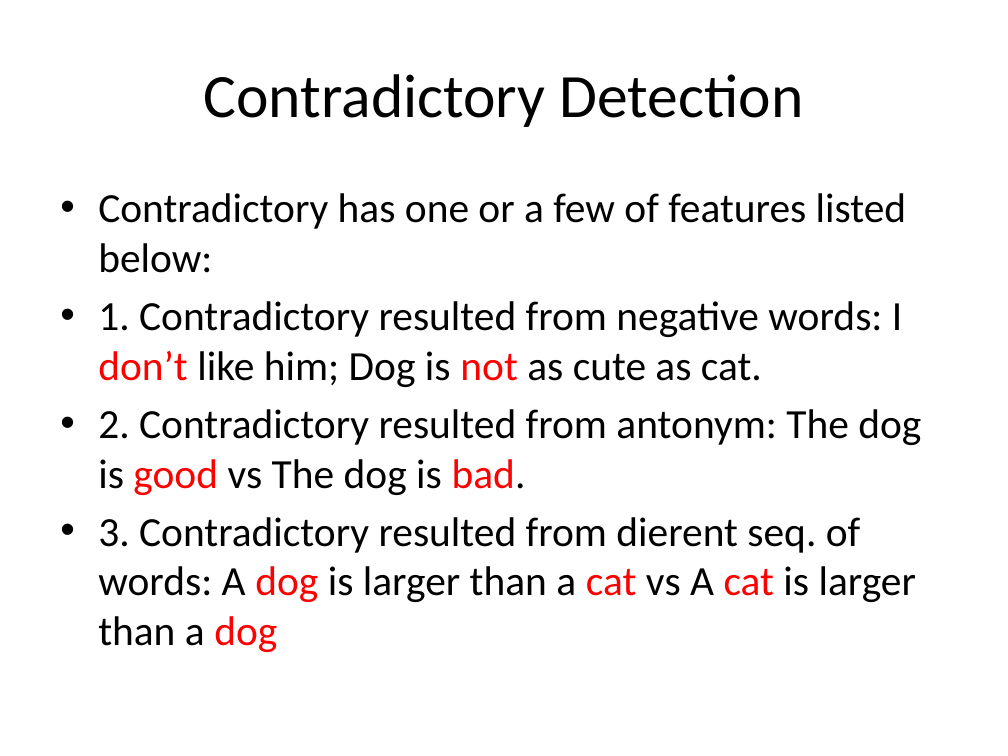
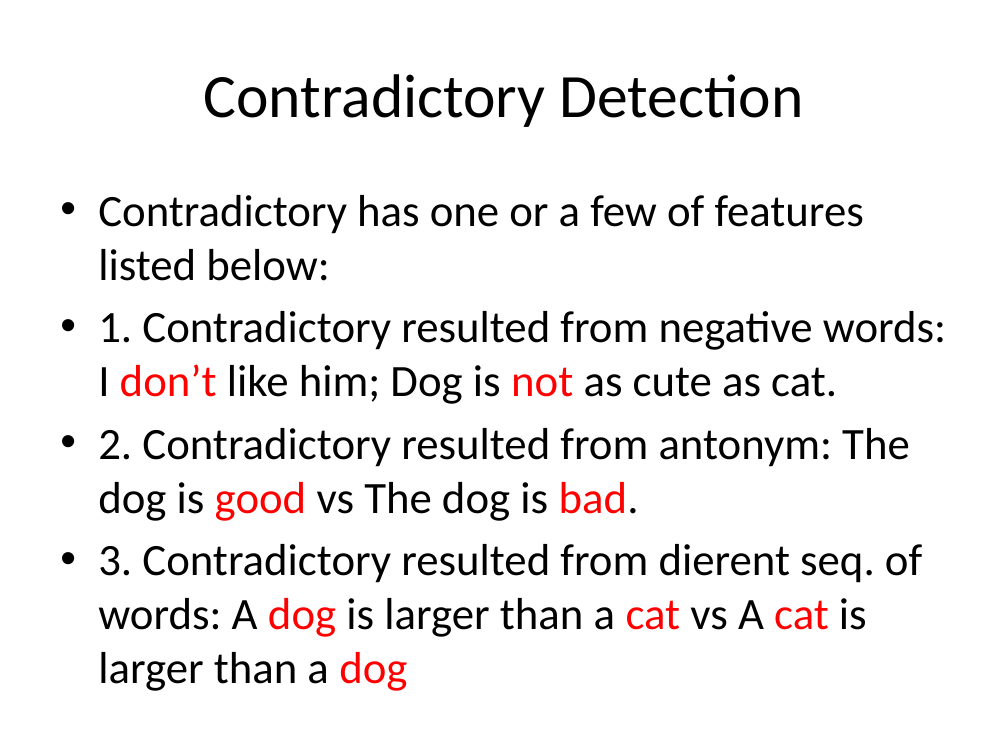
Before and after one commit to dx88968/SRA, a slide deck: slide 7 of Report/NLP.pptx (slide 6 before the commit). Drawn at 1008x756 pixels with LibreOffice and Linux fonts; fonts in the diff are those of the drawing. Boxes give left, top, right and bottom in pixels: in the first picture for what was removed or moved away, otherwise in the second. Text is boxed around its words. In the diff, an @@ line names an element or a change of style, - is before the commit and + after.

```diff
--- a/Report/NLP.pptx
+++ b/Report/NLP.pptx
@@ text "Contradictory has one or a ..." at [98, 195, 946, 691]: size 29.6 to 32 pt @@
```
Also in this commit, not shown: 2 other slides changed, 2 slides removed, 3 other files.
